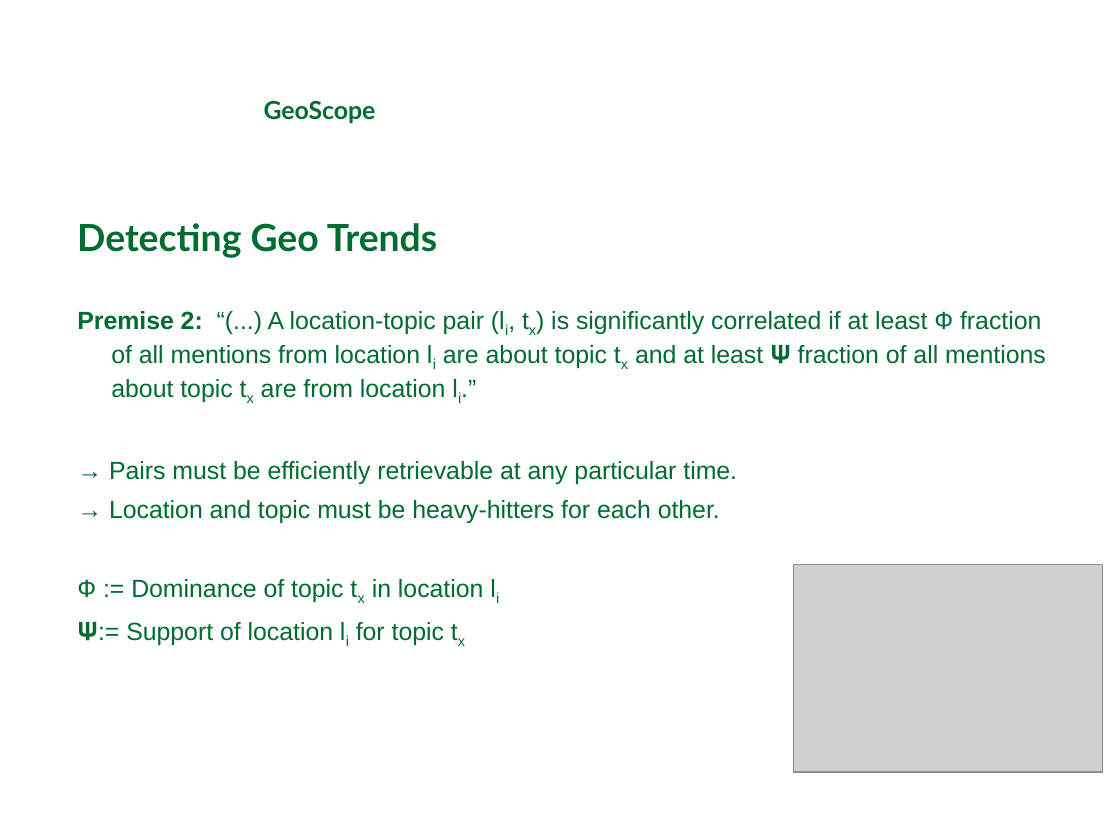
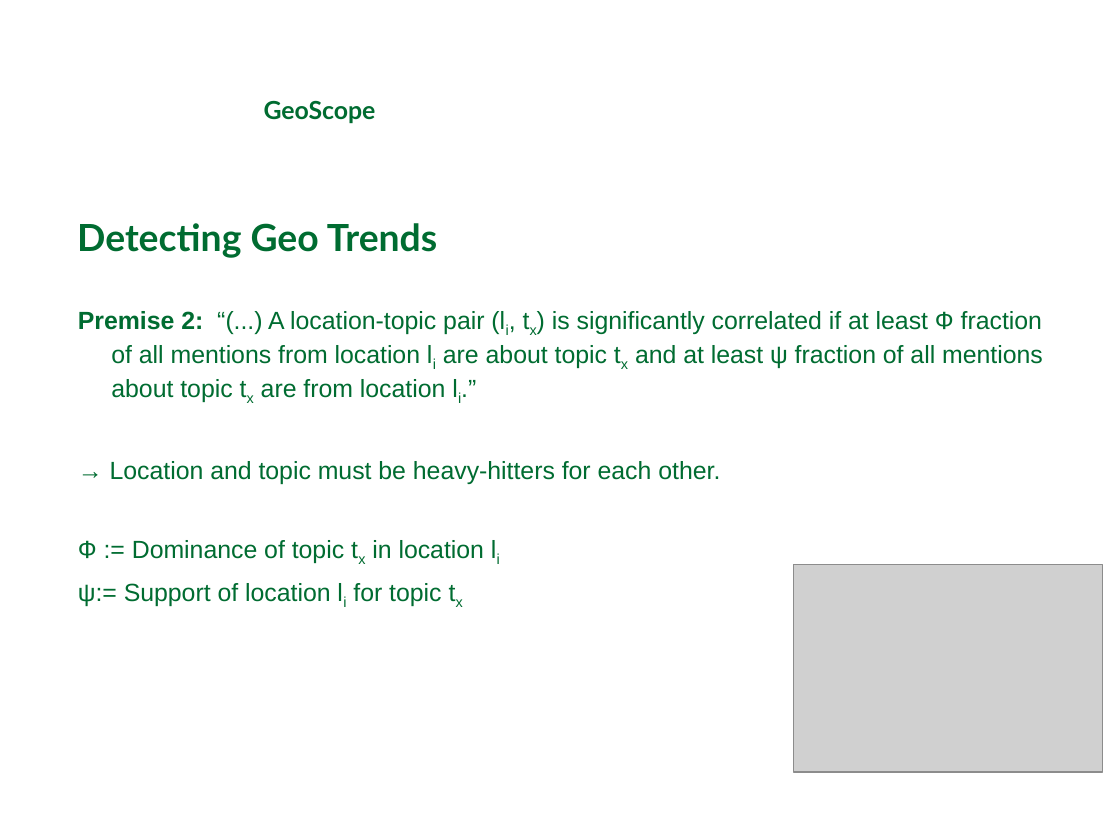
Before and after one commit to michaelprummer/datascience, a slide deck: slide 5 of GeoScope/DataScience1.ppt. Drawn at 1120x840 pixels with LibreOffice and Linux fonts; fonts in the diff are those of the drawing; grey boxes stand for pictures; background and template pictures are left out. Boxes give left, top, right and bottom in pixels: in the first picture for what was removed or moved away, otherwise in the second. Text is boxed around its words. In the diff, an @@ line names an element or a change of style, - is before the commit and + after.

```diff
--- a/GeoScope/DataScience1.ppt
+++ b/GeoScope/DataScience1.ppt
@@ text at <box>78,311,1043,402</box>: text changed @@
-Premise 2: “(...) A location-topic pair (li, tx) is significantly correlated if at least Ф fraction of all mentions from location li are about topic tx and at least 𝚿 fraction of all mentions about topic tx are from location li.”
-→ Pairs must be efficiently retrievable at any particular time.
+Premise 2: “(...) A location-topic pair (li, tx) is significantly correlated if at least Ф fraction of all mentions from location li are about topic tx and at least ψ fraction of all mentions about topic tx are from location li.”
@@ text at <box>78,583,441,606</box>: text changed @@
-𝚿:= Support of location li for topic tx
+ψ:= Support of location li for topic tx
```
Also in this commit, not shown: 7 other slides changed.
